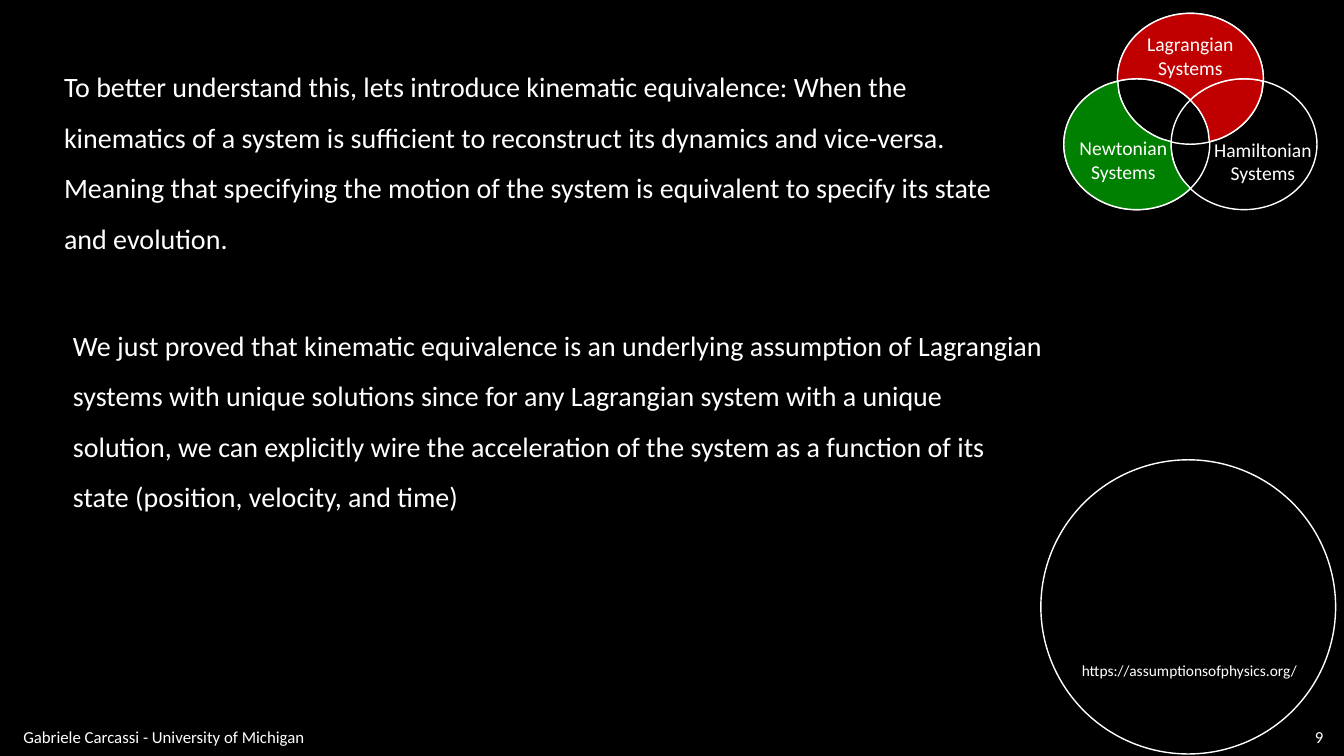
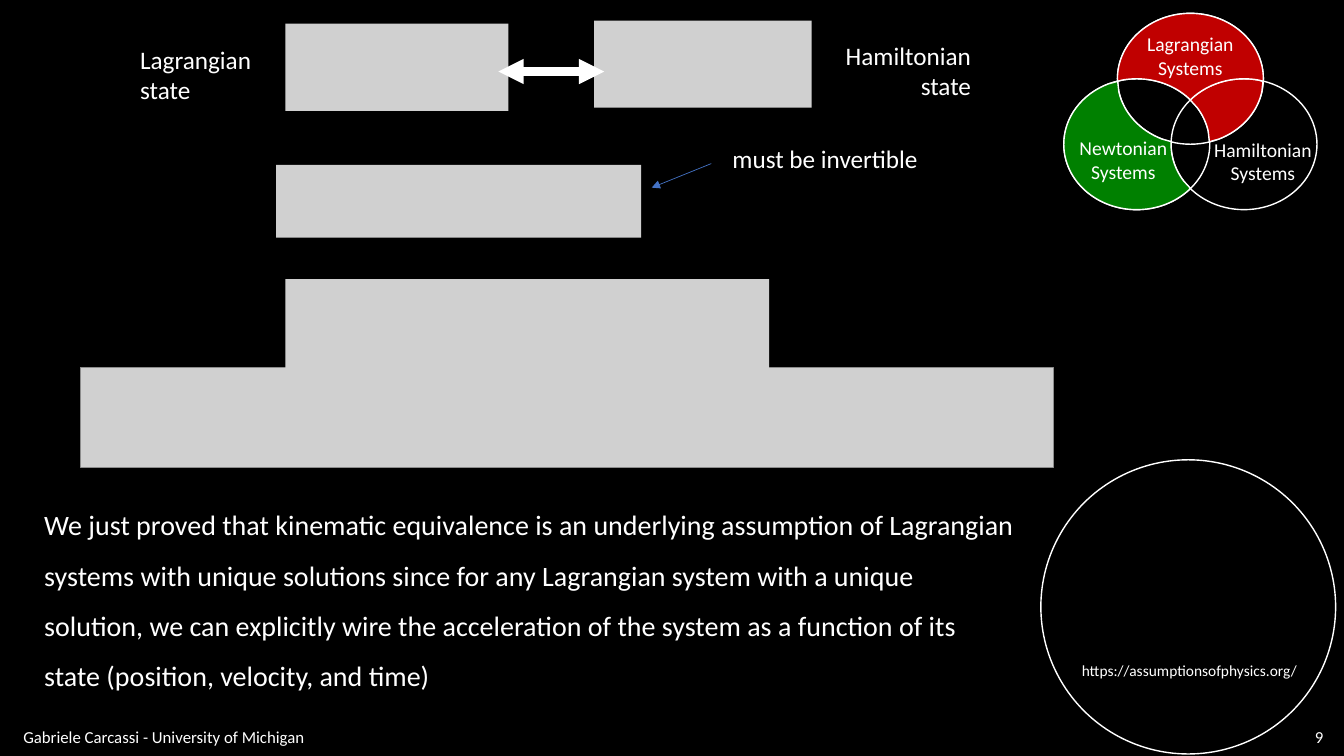
Before and after one commit to assumptionsofphysics/slides, a slide deck: slide 9 of BookCompanions-v2/RP-Class-1.pptx. Drawn at 1344x756 pixels with LibreOffice and Linux fonts; fonts in the diff are those of the drawing; grey boxes stand for pictures; background and template pictures are left out. Boxes give left, top, right and bottom in pixels: in the first picture for what was removed or moved away, otherwise in the second. Text is boxed around its words. In the diff, an @@ line names an element or a change of style, - is before the commit and + after.

```diff
--- a/BookCompanions-v2/RP-Class-1.pptx
+++ b/BookCompanions-v2/RP-Class-1.pptx
@@ picture added at (x1=285, y1=23, x2=508, y2=111) @@
@@ picture added at (x1=595, y1=20, x2=813, y2=108) @@
@@ text added at (x1=140, y1=51, x2=251, y2=100), 18 pt, text #FFFFFF @@
+Lagrangian
+state
@@ text added at (x1=846, y1=47, x2=971, y2=96), 18 pt, text #FFFFFF @@
+Hamiltonian
+state
@@ text removed at (x1=64, y1=77, x2=991, y2=250) @@
-To better understand this, lets introduce kinematic equivalence: When the kinematics of a system is sufficient to reconstruct its dynamics and vice-versa. Meaning that specifying the motion of the system is equivalent to specify its state and evolution.
@@ double arrow added from (498, 72) to (604, 72), #FFFFFF 6 pt @@
@@ picture added at (x1=276, y1=165, x2=641, y2=238) @@
@@ arrow added from (712, 163) to (652, 188), #4472C4 0.5 pt @@
@@ text added at (x1=732, y1=150, x2=918, y2=169), 18 pt, text #FFFFFF @@
+must be invertible
@@ picture added at (x1=285, y1=279, x2=769, y2=370) @@
@@ picture added at (x1=81, y1=367, x2=1054, y2=467) @@
@@ text "We just proved that kinematic ..." moved from (x1=73, y1=336, x2=1042, y2=512) to (x1=44, y1=515, x2=1013, y2=691) @@
```
Also in this commit, not shown: 5 other slides changed, 1 other file.
